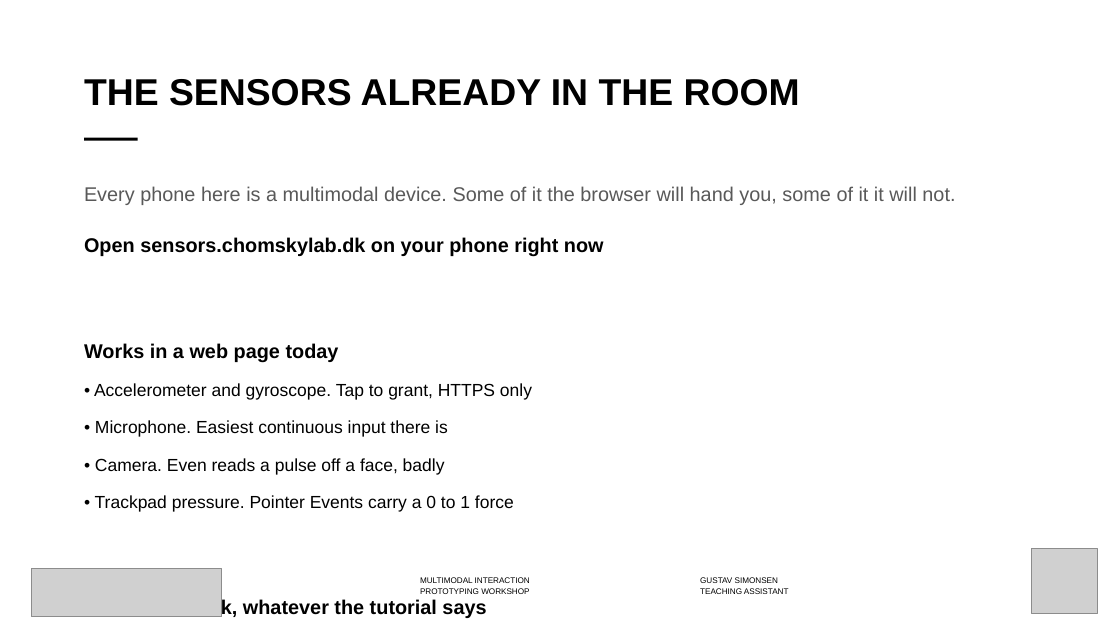
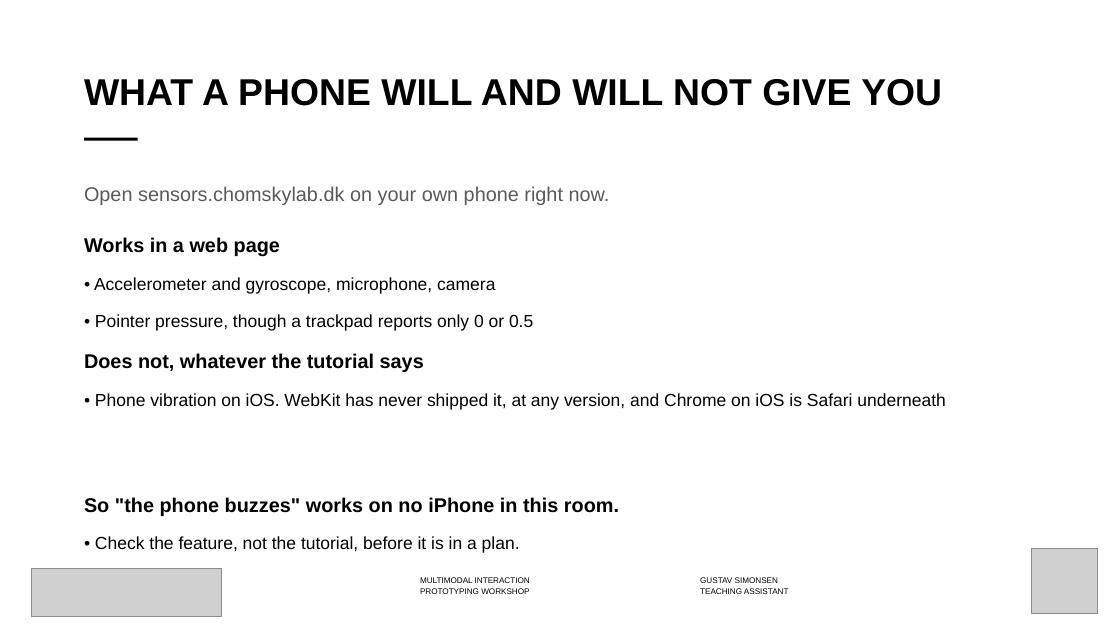
Before and after one commit to labtools-au/multimodal-actuator-workshop, a slide deck: slide 24 of docs/multimodal-actuator-workshop.pptx (slide 28 before the commit). Drawn at 1120x630 pixels with LibreOffice and Linux fonts; fonts in the diff are those of the drawing; grey boxes stand for pictures; background and template pictures are left out. Boxes give left, top, right and bottom in pixels: in the first picture for what was removed or moved away, otherwise in the second. Text is boxed around its words. In the diff, an @@ line names an element or a change of style, - is before the commit and + after.

```diff
--- a/docs/multimodal-actuator-workshop.pptx
+++ b/docs/multimodal-actuator-workshop.pptx
@@ title at [84, 79, 942, 106]: text changed @@
-THE SENSORS ALREADY IN THE ROOM
+WHAT A PHONE WILL AND WILL NOT GIVE YOU
@@ text at [84, 186, 946, 549]: text changed @@
-Every phone here is a multimodal device. Some of it the browser will hand you, some of it it will not.
-Open sensors.chomskylab.dk on your phone right now
-Works in a web page today
-• Accelerometer and gyroscope. Tap to grant, HTTPS only
-• Microphone. Easiest continuous input there is
-• Camera. Even reads a pulse off a face, badly
-• Trackpad pressure. Pointer Events carry a 0 to 1 force
-Does NOT work, whatever the tutorial says
-• Phone vibration on iOS. WebKit has never shipped it
-• Apple Watch or Garmin, live. Both need a native app
+Open sensors.chomskylab.dk on your own phone right now.
+Works in a web page
+• Accelerometer and gyroscope, microphone, camera
+• Pointer pressure, though a trackpad reports only 0 or 0.5
+Does not, whatever the tutorial says
+• Phone vibration on iOS. WebKit has never shipped it, at any version, and Chrome on iOS is Safari underneath
+So "the phone buzzes" works on no iPhone in this room.
+• Check the feature, not the tutorial, before it is in a plan.
```
Also in this commit, not shown: 2 other slides changed, 6 slides removed, 4 other files.
